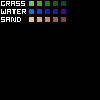
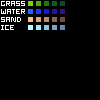
Layered file, before and after one edit (100px x 100px). Changes by layer:
painted on "Background" over [1, 1, 66, 30]
